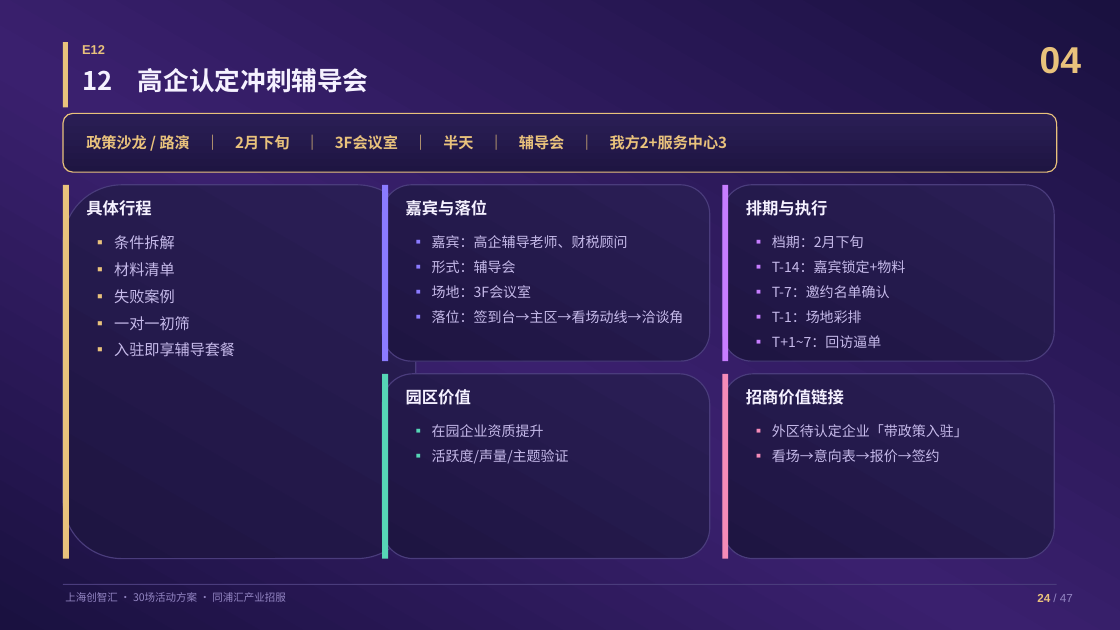
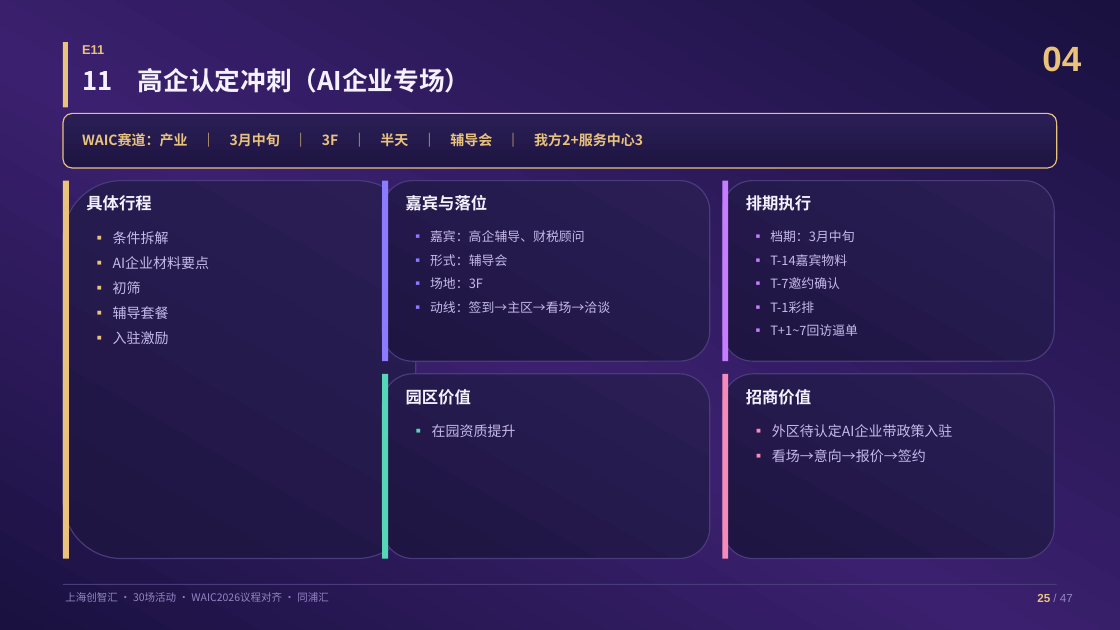
Before and after one commit to hujigang2010-maker/AIDEN, a slide deck: slide 26 of proposal/创智汇30场活动具体方案.pptx (slide 25 before the commit). Drawn at 1120x630 pixels with LibreOffice and Linux fonts; fonts in the diff are those of the drawing. Boxes give left, top, right and bottom in pixels: in the first picture for what was removed or moved away, otherwise in the second. Text is boxed around its words. In the diff, an @@ line names an element or a change of style, - is before the commit and + after.

```diff
--- a/proposal/创智汇30场活动具体方案.pptx
+++ b/proposal/创智汇30场活动具体方案.pptx
@@ text at [82, 45, 104, 54]: text changed @@
-E12
+E11
@@ text "04" at [1042, 46, 1081, 72]: size 32 to 30 pt @@
@@ text at [82, 68, 470, 93]: text changed @@
-12 高企认定冲刺辅导会
+11 高企认定冲刺（AI企业专场）
@@ rounded rectangle: place and size @@
-rounded rectangle at [63, 113, 1057, 172]
+rounded rectangle at [63, 113, 1057, 168]
@@ text at [82, 133, 643, 147]: text changed; size 13 to 12 pt @@
-政策沙龙 / 路演 ｜ 2月下旬 ｜ 3F会议室 ｜ 半天 ｜ 辅导会 ｜ 我方2+服务中心3
+WAIC赛道：产业 ｜ 3月中旬 ｜ 3F ｜ 半天 ｜ 辅导会 ｜ 我方2+服务中心3
@@ rounded rectangle: place and size @@
-rounded rectangle at [63, 185, 416, 559]
+rounded rectangle at [63, 181, 416, 559]
@@ rectangle: place and size @@
-rectangle at [63, 185, 69, 559]
+rectangle at [63, 181, 69, 559]
@@ text "具体行程": place and size @@
-text "具体行程" at [86, 200, 151, 216]
+text "具体行程" at [86, 195, 151, 211]
@@ rounded rectangle: place and size @@
-rounded rectangle at [382, 185, 710, 361]
+rounded rectangle at [382, 181, 710, 361]
@@ rectangle: place and size @@
-rectangle at [382, 185, 388, 361]
+rectangle at [382, 181, 388, 361]
@@ text "嘉宾与落位": place and size @@
-text "嘉宾与落位" at [406, 200, 488, 216]
+text "嘉宾与落位" at [406, 195, 488, 211]
@@ rounded rectangle: place and size @@
-rounded rectangle at [723, 185, 1054, 361]
+rounded rectangle at [723, 181, 1054, 361]
@@ rectangle: place and size @@
-rectangle at [723, 185, 728, 361]
+rectangle at [723, 181, 728, 361]
@@ text at [746, 195, 811, 211]: text changed @@
-排期与执行
+排期执行
@@ text at [113, 231, 169, 244]: size 13 to 12 pt in "▪ 条件拆解" @@
@@ text at [430, 230, 584, 242]: text changed; size 12 to 11 pt @@
-▪ 嘉宾：高企辅导老师、财税顾问
+▪ 嘉宾：高企辅导、财税顾问
@@ text at [770, 230, 858, 336]: text changed; size 12 to 11 pt @@
-▪ 档期：2月下旬
-▪ T-14：嘉宾锁定+物料
-▪ T-7：邀约名单确认
-▪ T-1：场地彩排
-▪ T+1~7：回访逼单
+▪ 档期：3月中旬
+▪ T-14嘉宾物料
+▪ T-7邀约确认
+▪ T-1彩排
+▪ T+1~7回访逼单
@@ text at [113, 256, 210, 344]: text changed; size 13 to 12 pt @@
-▪ 材料清单
-▪ 失败案例
-▪ 一对一初筛
-▪ 入驻即享辅导套餐
+▪ AI企业材料要点
+▪ 初筛
+▪ 辅导套餐
+▪ 入驻激励
@@ text at [430, 254, 507, 266]: size 12 to 11 pt in "▪ 形式：辅导会" @@
@@ text at [430, 277, 610, 313]: text changed; size 12 to 11 pt @@
-▪ 场地：3F会议室
-▪ 落位：签到台→主区→看场动线→洽谈角
+▪ 场地：3F
+▪ 动线：签到→主区→看场→洽谈
@@ text at [746, 389, 811, 405]: text changed @@
-招商价值链接
+招商价值
@@ text at [432, 424, 516, 437]: text changed @@
-▪ 在园企业资质提升
-▪ 活跃度/声量/主题验证
+▪ 在园资质提升
@@ text at [772, 424, 953, 462]: text changed @@
-▪ 外区待认定企业「带政策入驻」
-▪ 看场→意向表→报价→签约
+▪ 外区待认定AI企业带政策入驻
+▪ 看场→意向→报价→签约
@@ text at [65, 592, 329, 602]: text changed @@
-上海创智汇 · 30场活动方案 · 同浦汇产业招服
+上海创智汇 · 30场活动 · WAIC2026议程对齐 · 同浦汇
@@ text at [1037, 594, 1073, 602]: text changed @@
-24 / 47
+25 / 47
```
Also in this commit, not shown: 35 other slides changed, 12 slides added, 12 slides removed, 6 other files.
